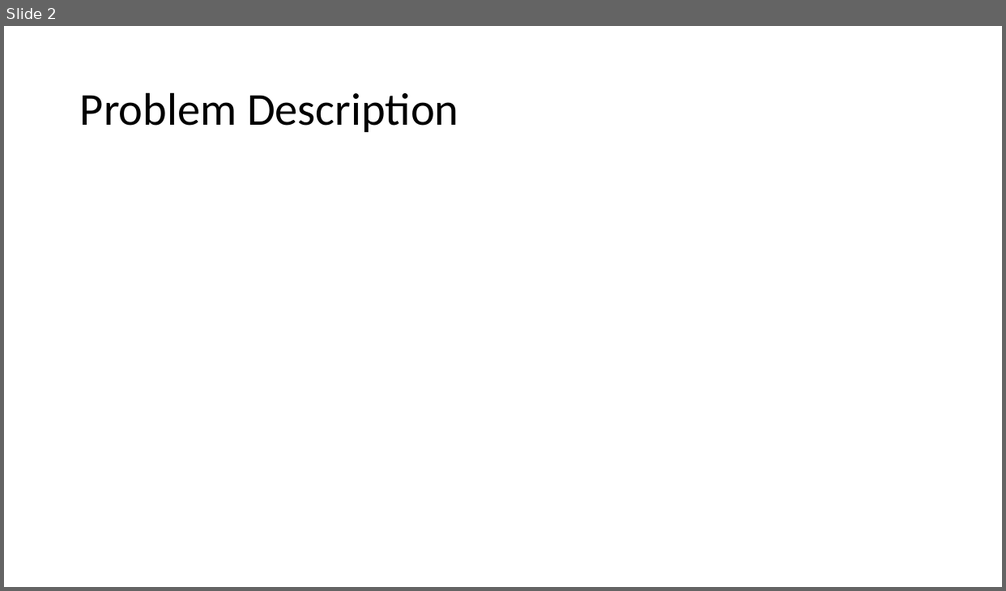
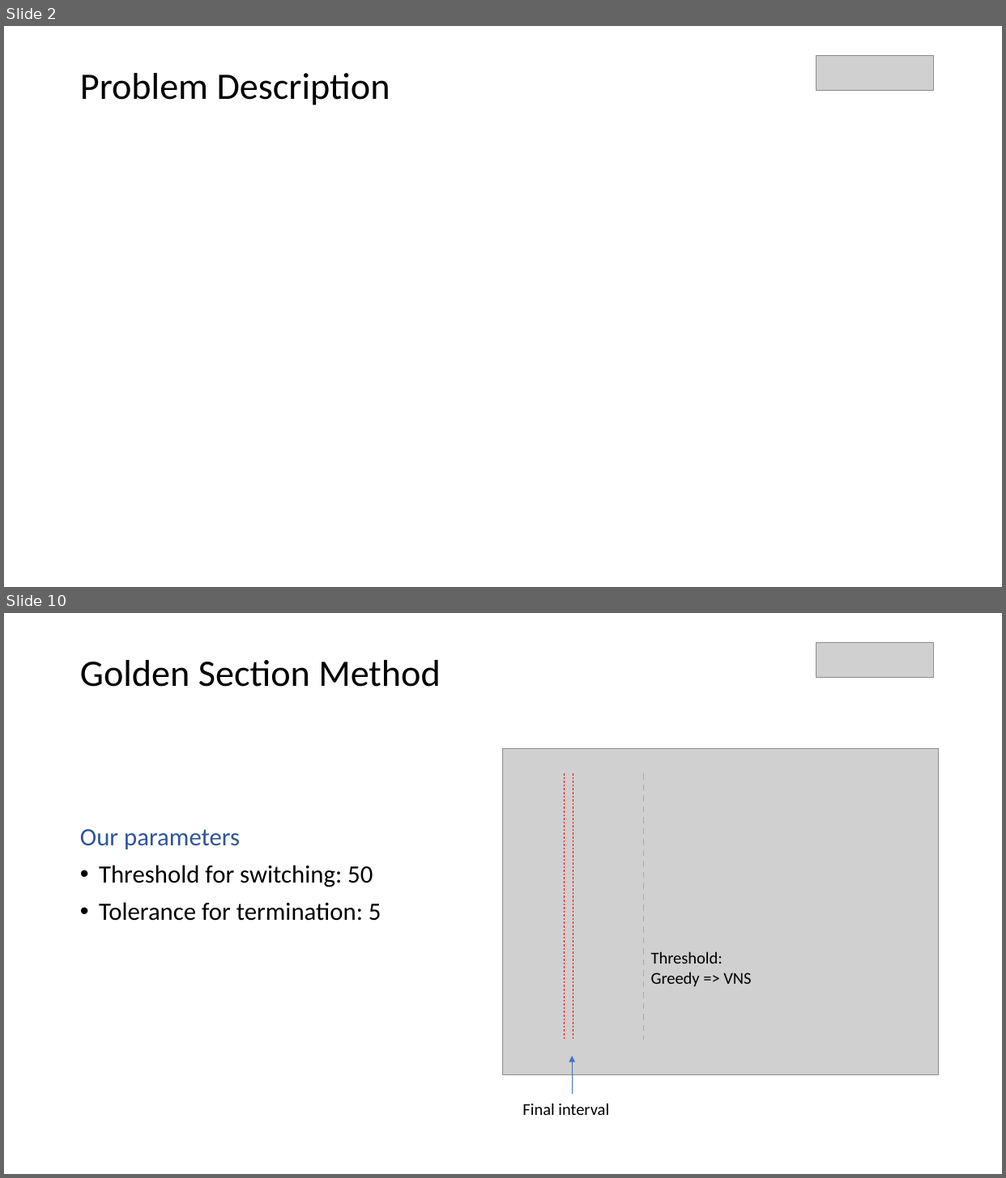
Before and after one commit to parkjan4/OptSim, a slide deck: Presentation.pptx. Shown one above the other, each under a label of ours: slide 2 before the commit, slides 2 and 10 after it; the slides between them are not shown. The pictures are 1006x591 and 1006x1178 pixels, drawn with LibreOffice and Linux fonts; fonts in the diff are those of the drawing; grey boxes stand for pictures. Boxes give left, top, right and bottom in pixels: in the first picture for what was removed or moved away, otherwise in the second. Text is boxed around its words. In the diff, an @@ line names an element or a change of style, - is before the commit and + after.

```diff
--- a/Presentation.pptx
+++ b/Presentation.pptx
@@ slide 10 added at [4,613,1002,1174], background #FFFFFF @@
@@ title added at [80,660,440,687], 36 pt, text #000000 @@
+Golden Section Method
@@ picture added at [816,643,933,677] @@
@@ picture added at [503,748,939,1075] @@
@@ line added from (564, 773) to (564, 1040), #FF0000 0.5 pt dashed @@
@@ line added from (573, 773) to (573, 1040), #FF0000 0.5 pt dashed @@
@@ line added from (643, 773) to (643, 1040), #1DFF5E 1.5 pt dashed @@
@@ text added at [80,829,381,921], 24 pt, text #000000 @@
+Our parameters
+• Threshold for switching: 50
+• Tolerance for termination: 5
@@ text added at [651,952,751,987], 16 pt, text #000000 @@
+Threshold:
+Greedy => VNS
@@ arrow added from (572, 1094) to (572, 1056), #4472C4 0.5 pt @@
@@ text added at [522,1103,609,1115], 16 pt, text #000000 @@
+Final interval
@@ slide 2 changed as well @@
@@ title "Problem Description" at [80,73,390,105]: size 44 to 36 pt @@
@@ picture added at [816,56,933,90] @@
```
Also in this commit, not shown: 1 other slide changed, 9 other slides added, 1 slide removed, 2 other files.
